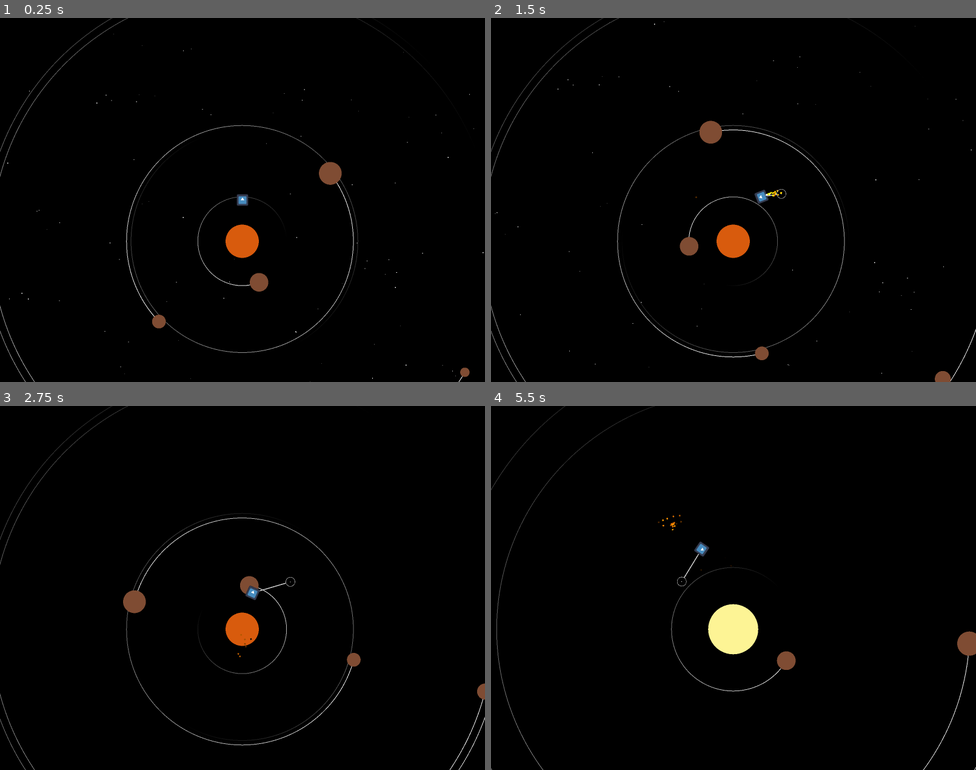
Above: before the commit, frames 1-4 (two rows, left to right).
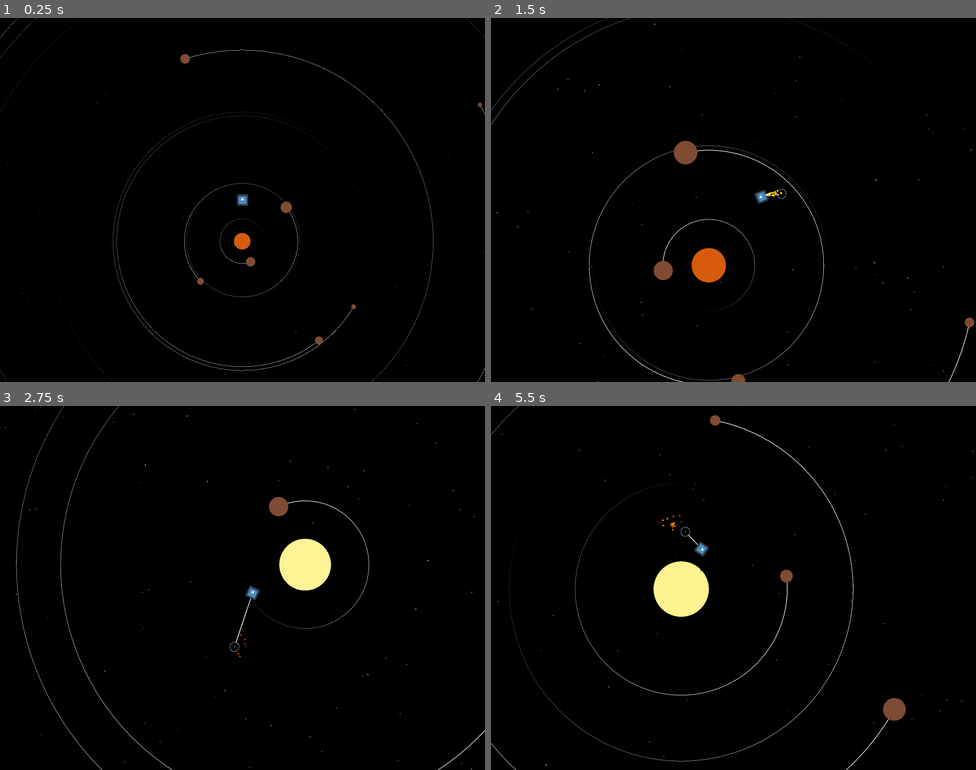
Above: after the commit, the same moments.

Repository: mwtopping/mousemove
Game: Godot game, scene res://Scenes/game_root.tscn
Same seed, same stepped clock (60 frames per second), same inputs: the game is played once before the commit and once after it. The engine's default icon, where the game draws it, is replaced by a stand-in: a white triangle on a blue panel in a dark square.
Inputs (mouse positions are in pixels of both pictures, inside the frame that each line leads up to):
- Up to frame 1 (0.25 s): no input
- Up to frame 2 (1.5 s): tap Enter at 0.5 s; move the mouse to (840, 181) at 0.52 s; tap Z at 0.6 s; click (840, 181) at 0.67 s; tap Space at 0.77, 0.8, 1.07 s; drag from (636, 218) to (709, 272) at 1.27 s
- Up to frame 3 (2.75 s): move the mouse to (291, 507) at 2.02 s; tap Z at 2.1 s; click (291, 507) at 2.17 s; tap Space at 2.3 s
- Up to frame 4 (5.5 s): drag from (709, 660) to (588, 533) at 2.77 s; move the mouse to (879, 642) at 3.52 s; tap Z at 3.6, 5.1 s; click (879, 642) at 3.67 s; tap Space at 3.77, 3.8, 4.07, 5.3 s; drag from (588, 533) to (660, 497) at 4.27 s; move the mouse to (757, 588) at 5.02 s; click (757, 588) at 5.17 s

The runs differ from the first frame. In frame 1, 2.8% of the frame differs, in the area x 0-100%, y 0-100%; in frame 2, 3.8%; in frame 3, 3.9%; in frame 4, 4.4%.

Commit message:
Improved jumping

Diff:
--- a/scripts/game_root.gd
+++ b/scripts/game_root.gd
@@ -33,10 +33,16 @@
 
 
 
-func create_new_stars():
-	for n in range(1000):
-		var tmp = spawnobj.instantiate()
-		add_child(tmp)
+func create_new_stars(pos):
+	#for n in range(1000):
+	#	var tmp = spawnobj.instantiate()
+	#	add_child(tmp)
 	print("Starting Star Instantiation")
 	self.system = star.instantiate()
+
 	add_child(self.system)
+	self.system.position = pos
+
+func create_one_star():
+	var tmp = spawnobj.instantiate()
+	add_child(tmp)
--- a/scripts/icon.gd
+++ b/scripts/icon.gd
@@ -83,12 +83,34 @@
 		_points.append(endpoint)
 		self.jump_target.points = _points
 
+
+
+
+
+
+
+
+
+func reset_reticule():
+	var _points = PackedVector2Array()
+	_points.append(Vector2(0, 0))
+
+	self.closest = null
+	self.reticule.visible = false
+	var endpoint = Vector2(0, 0)
+
+	_points.append(endpoint)
+	self.jump_target.points = _points
+
+
 func _input(event):
 	if event is InputEventKey:
-		if event.keycode == KEY_MINUS:
-			get_node("Camera").zoom *= 0.9
-		if event.keycode == KEY_EQUAL:
-			get_node("Camera").zoom *= 1.1
+		if event.keycode == KEY_MINUS and event.pressed:
+			if get_node("Camera").zoom.x > 1:
+				get_node("Camera").zoom *= 0.9
+		if event.keycode == KEY_EQUAL and event.pressed:
+			if get_node("Camera").zoom.x < 3:
+				get_node("Camera").zoom *= 1.1
 
 	if event is InputEventMouseButton:
 		if event.is_pressed():
@@ -120,7 +142,8 @@
 			var mindist = 999999999
 			var allstars = get_tree().get_nodes_in_group("stars")
 			for s in allstars:
-
+				if s.dist > 0.7:
+					continue
 				var _dist = (self.global_position - s.global_position).length()
 
 				if _dist < mindist:
@@ -136,3 +159,6 @@
 						s.go_away(self.closest.global_position, 2, true)
 					else:
 						s.go_away(self.closest.global_position, 2, false)
+				var current_star = get_parent().system
+				current_star.go_away(self.closest.global_position, 2)
+				print(current_star)
--- a/scripts/parcel.gd
+++ b/scripts/parcel.gd
@@ -6,14 +6,26 @@
 var jump_point = Vector2(0,0)
 var jump_speed = 0
 var is_target = false
+var is_approaching = false
+var left_position
+var fading = true
 # Called when the node enters the scene tree for the first time.
 func _ready():
 	self.scale *= (1-dist)+0.2
 	self.locPos.x = 5000*(randf()-0.5)
 	self.locPos.y = 5000*(randf()-0.5)
 	self.position = locPos
+	self.color = Color(1, 1, 1, 0)
 
 	self.add_to_group("stars")
+
+
+	var timer = Timer.new()
+	add_child(timer)
+	timer.wait_time = 1.0
+	timer.one_shot = true
+	timer.start()
+	timer.connect("timeout", _on_star_fadein_timeout)
 
 # Called every frame. 'delta' is the elapsed time since the previous frame.
 func _process(delta):
@@ -25,22 +37,43 @@
 	self.position = self.locPos + dist*camera.get_screen_center_position()
 	#self.position = self.locPos
 	if is_jumping:
+
 		var direction = self.jump_speed*((self.global_position - self.jump_point).normalized())
 		self.locPos += direction
 		self.jump_speed = pow(self.jump_speed, 1.03)
+
+
+
+	if is_approaching:
+		self.locPos += (0.2*delta)*camera.get_screen_center_position()
+		self.dist -= 0.2*delta
+
+
+		#var direction = 0.1*self.jump_speed*((self.global_position - self.jump_point).normalized())
+		#self.locPos += direction
+
+	if fading:
+		self.color.a += delta
 
 
 func go_away(center, speed, is_target):
 	self.jump_speed = speed
 	self.jump_point = center
 	self.is_target = is_target
+	self.left_position = self.locPos
 	if self.is_target == false:
-		self.is_jumping = true
+		if self.dist < 0.7:
+			self.is_jumping = true
+			print(self.dist)
+		else:
+			print("LKHWER")
+			self.is_approaching = true
+
 
 
 	var timer = Timer.new()
 	add_child(timer)
-	timer.wait_time = 2.0
+	timer.wait_time = 1.0
 	timer.one_shot = true
 	timer.start()
 	timer.connect("timeout", _on_timer_timeout)
@@ -50,5 +83,22 @@
 func _on_timer_timeout():
 	if self.is_target == true:
 		get_parent().system.queue_free()
-		get_parent().create_new_stars()
+		get_parent().create_new_stars(self.global_position)
+		get_parent().get_node("Icon2").reset_reticule()
+		self.destroy_and_replace()
+	if self.is_jumping == true:
+		self.destroy_and_replace()
+	if self.is_approaching == true:
+		self.is_approaching = false
+		print(self.dist)
+		self.scale = Vector2(1.0, 1.0)*((1-dist)+0.2)
+		if self.dist < 0.7:
+			self.add_to_group("stars")
+			print(self.dist)
+
+func destroy_and_replace():
+	get_parent().create_one_star()
 	queue_free()
+
+func _on_star_fadein_timeout():
+	self.fading = false
--- a/scripts/star.gd
+++ b/scripts/star.gd
@@ -4,9 +4,15 @@
 var npoints = 64
 var planetobj = load("res://Scenes/planet.tscn")
 var nplanets = randi_range(0, 9)
+var is_jumping = false
+var jump_point = Vector2(0,0)
+var jump_speed = 0
+var is_growing = true
+
 # Called when the node enters the scene tree for the first time.
 func _ready():
 	print("Star Ready")
+	self.scale = Vector2(0.0, 0.0)
 	self.position = Vector2(0.0, 0.0)
 	var data = PackedVector2Array()
 	for ii in range(npoints):
@@ -22,9 +28,41 @@
 		var planet = planetobj.instantiate()
 		add_child(planet)
 
+	var timer = Timer.new()
+	add_child(timer)
+	timer.wait_time = 0.5
+	timer.one_shot = true
+	timer.start()
+	timer.connect("timeout", _on_star_growing_timeout)
+
+# Called every frame. 'delta' is the elapsed time since the previous frame.
+func _process(delta):
+	if is_jumping:
+		var direction = self.jump_speed*((self.global_position - self.jump_point).normalized())
+		self.position += direction
+		self.jump_speed = pow(self.jump_speed, 1.03)
+		#self.scale += Vector2(0.01, 0.01)
+	if self.is_growing:
+		self.scale += Vector2(2*delta, 2*delta)
+
+func go_away(center, speed):
+	self.jump_speed = speed
+	self.jump_point = center
+	self.is_jumping = true
+
+
+	var timer = Timer.new()
+	add_child(timer)
+	timer.wait_time = 2.0
+	timer.one_shot = true
+	timer.start()
+	timer.connect("timeout", _on_timer_timeout)
 
 
 
-# Called every frame. 'delta' is the elapsed time since the previous frame.
-func _process(delta):
-	pass
+func _on_timer_timeout():
+	queue_free()
+
+
+func _on_star_growing_timeout():
+	self.is_growing = false
